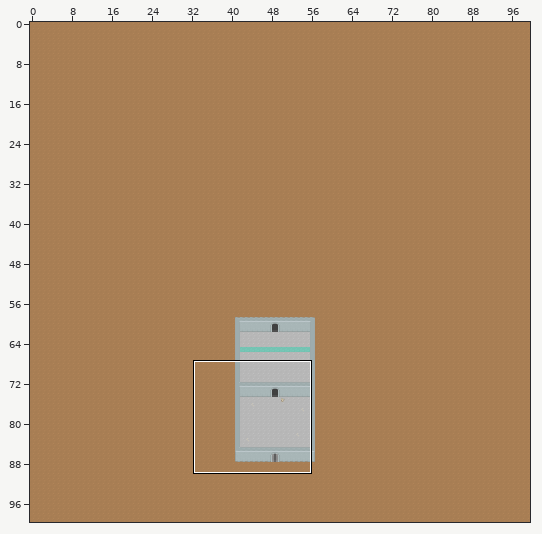
Tiled map -- assets/tilemaps/tmx/dungeon.tmx. The first picture is a wide view before the edit; the outline marks the close-up.
Close-up. Before:
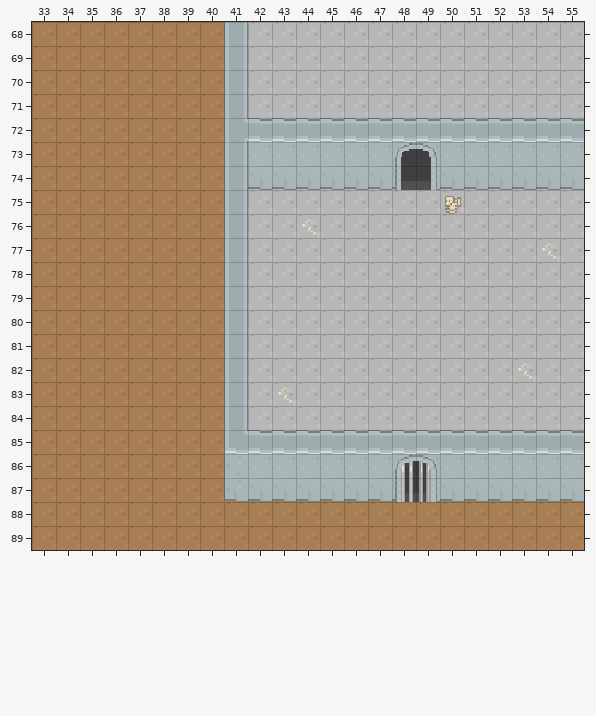
Cells are 16x16 px. Shown: x 33..55, y 68..89. The commit also changed other parts of the map, which this record leaves out.
And afterwards:
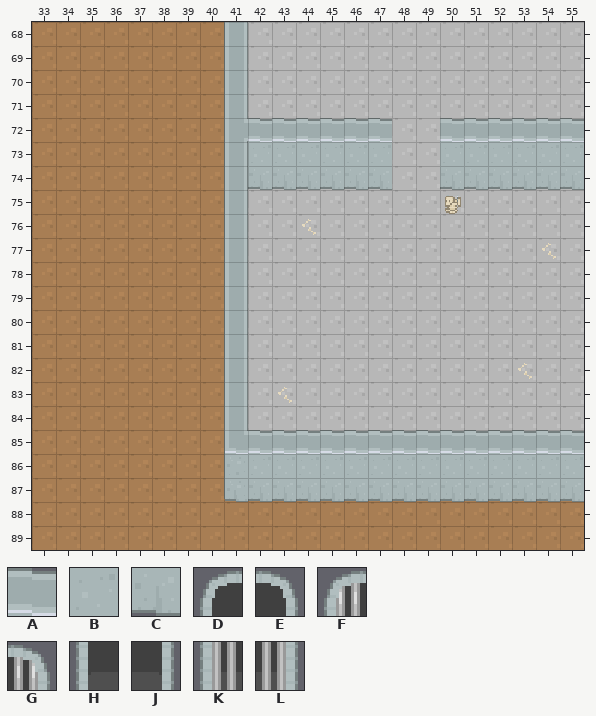
Key: from "Cave": A 10, B 67, C 125, D 311, E 313, F 314, G 316, H 369, J 371, K 372, L 374.
_ is an empty cell, . an unchanged one.
Difference:
--- layer "BackgroundObject" (now hidden)
@@ x 48..49 @@
-72 AA
-73 BB
-74 CC
+72 __
+73 __
+74 __
--- layer "Objects" (now hidden)
@@ x 48..49 @@
-73 DE
-74 HJ
+73 __
+74 __
@@ x 48..49 @@
-86 FG
-87 KL
+86 __
+87 __
Boxes around the changes in both close-ups, in picture pixels (x1, y1, x2, y2):
removed: (392, 118, 440, 190)
removed: (395, 455, 437, 502)
